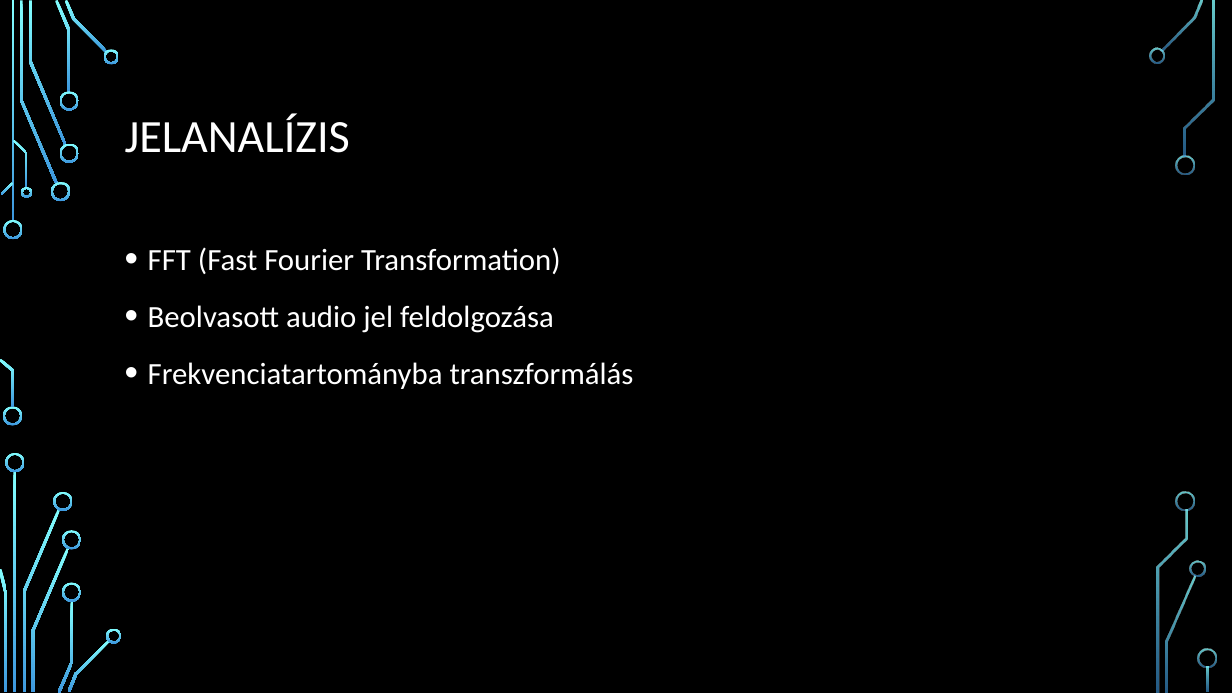
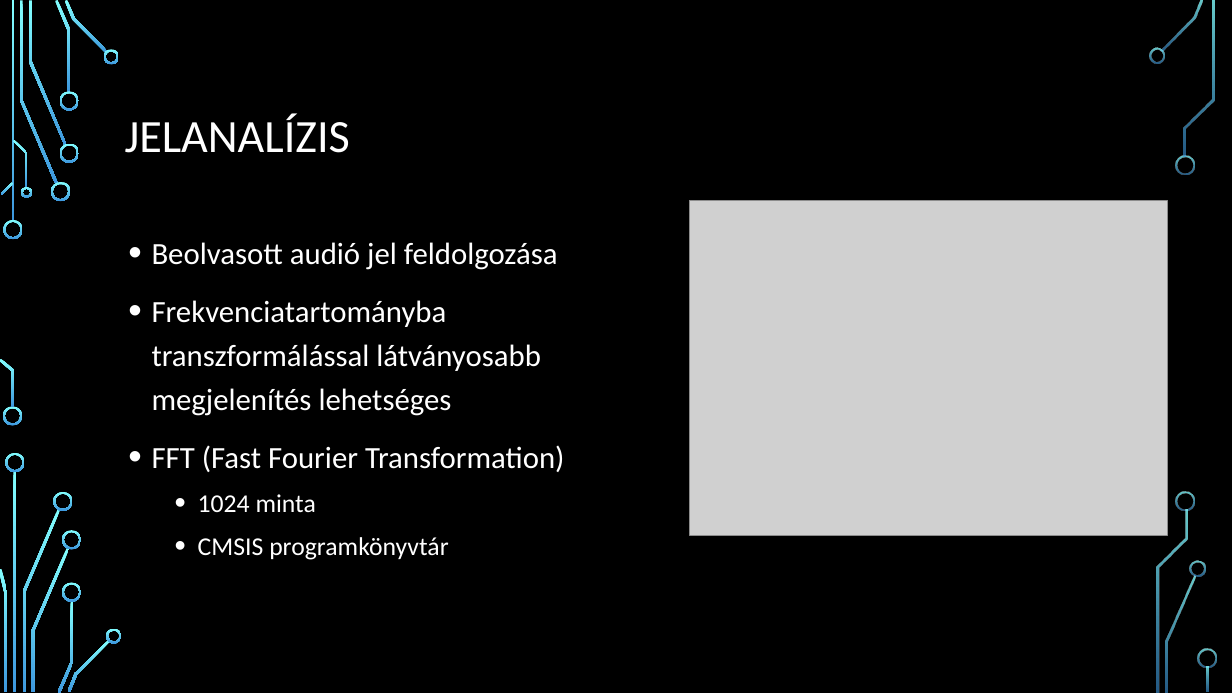
Before and after one commit to fejespeter/BME-Onlab, a slide deck: slide 7 of szakdolgozat_prezentacio.pptx. Drawn at 1232x693 pixels with LibreOffice and Linux fonts; fonts in the diff are those of the drawing; grey boxes stand for pictures; background and template pictures are left out. Boxes give left, top, right and bottom in pixels: in the first picture for what was removed or moved away, otherwise in the second. Text is boxed around its words. In the diff, an @@ line names an element or a change of style, - is before the commit and + after.

```diff
--- a/szakdolgozat_prezentacio.pptx
+++ b/szakdolgozat_prezentacio.pptx
@@ picture added at bbox=[689, 201, 1167, 535] @@
@@ text at bbox=[152, 242, 558, 416]: paragraphs added @@
+• Beolvasott audió jel feldolgozása
+• Frekvenciatartományba transzformálással látványosabb megjelenítés lehetséges
@@ text at bbox=[198, 494, 448, 560]: text changed; size 24 to 20 pt @@
-• Beolvasott audio jel feldolgozása
-• Frekvenciatartományba transzformálás
+  • 1024 minta
+  • CMSIS programkönyvtár
```
Also in this commit, not shown: 8 other slides changed, 7 slides added, 2 slides removed, 10 other files.
